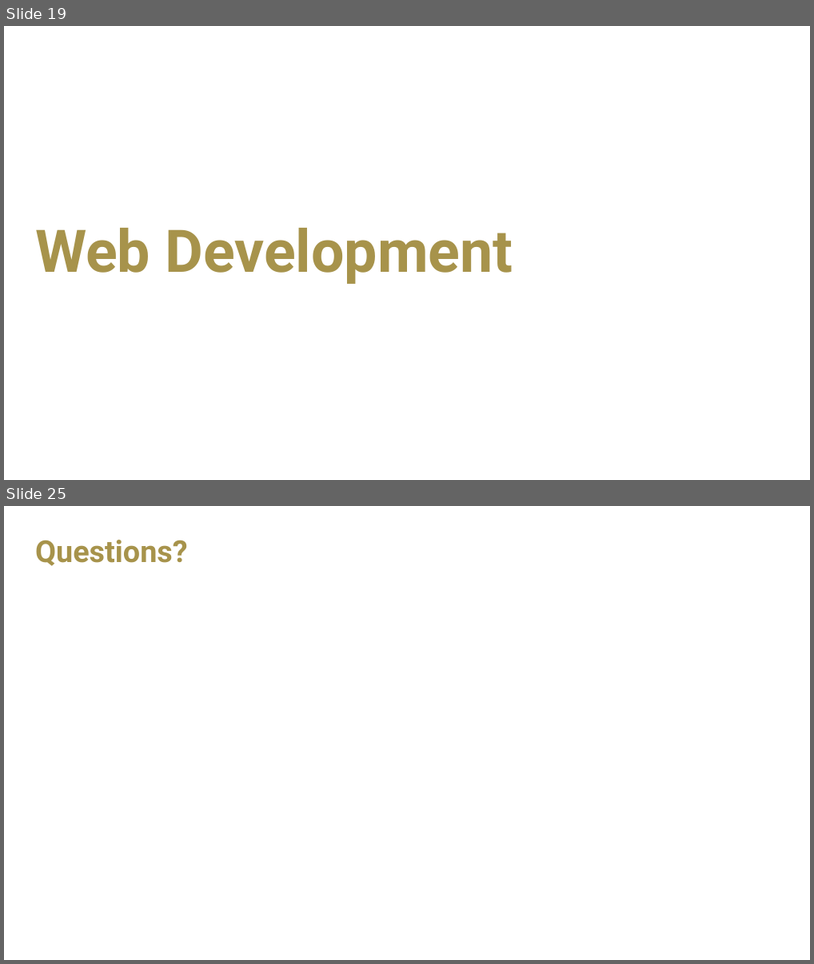
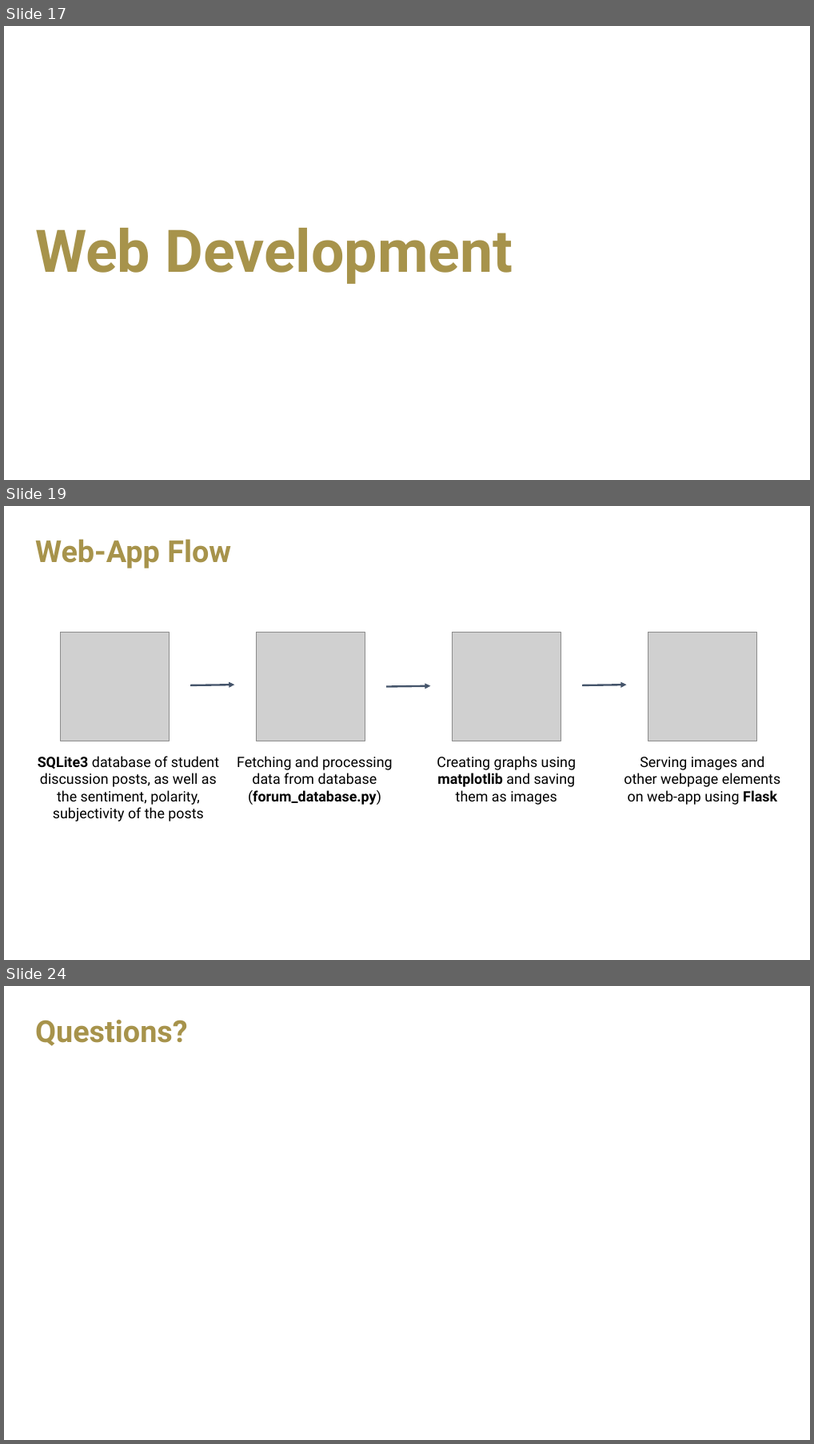
Before and after one commit to saloni-agshiker/DataDrivenEducationLab, a slide deck: spring-2022/presentations/VIP Presentation 1.pptx. Shown one above the other, each under a label of ours: slides 19 and 25 before the commit, slides 17, 19 and 24 after it; the slides between them are not shown. The pictures are 814x964 and 814x1444 pixels, drawn with LibreOffice and Linux fonts; fonts in the diff are those of the drawing; grey boxes stand for pictures; background and template pictures are left out. Boxes give left, top, right and bottom in pixels: in the first picture for what was removed or moved away, otherwise in the second. Text is boxed around its words. In the diff, an @@ line names an element or a change of style, - is before the commit and + after.

```diff
--- a/spring-2022/presentations/VIP Presentation 1.pptx
+++ b/spring-2022/presentations/VIP Presentation 1.pptx
@@ slide 19 added at (4,506,810,960), background picture (left out) @@
@@ title added at (35,539,231,568), 36 pt, text #A7934B, bold @@
+Web-App Flow
@@ picture added at (60,632,169,740) @@
@@ picture added at (256,632,365,740) @@
@@ picture added at (452,632,561,740) @@
@@ picture added at (649,632,758,740) @@
@@ arrow added from (190, 685) to (234, 684), #44546A 2.25 pt @@
@@ arrow added from (386, 686) to (431, 686), #44546A 2.25 pt @@
@@ arrow added from (583, 685) to (627, 684), #44546A 2.25 pt @@
@@ text added at (38,756,219,821), 17 pt, text #000000 @@
+SQLite3 database of student discussion posts, as well as the sentiment, polarity, subjectivity of the posts
@@ text added at (237,756,393,804), 17 pt, text #000000 @@
+Fetching and processing data from database (forum_database.py)
@@ text added at (437,756,576,804), 17 pt, text #000000 @@
+Creating graphs using matplotlib and saving them as images
@@ text added at (624,756,781,804), 17 pt, text #000000 @@
+Serving images and other webpage elements on web-app using Flask
@@ what was slide 19 is now slide 17 @@
@@ what was slide 25 is now slide 24 @@
```
Also in this commit, not shown: 8 slides changed, 11 other slides added, 13 slides removed, 11 other files.
